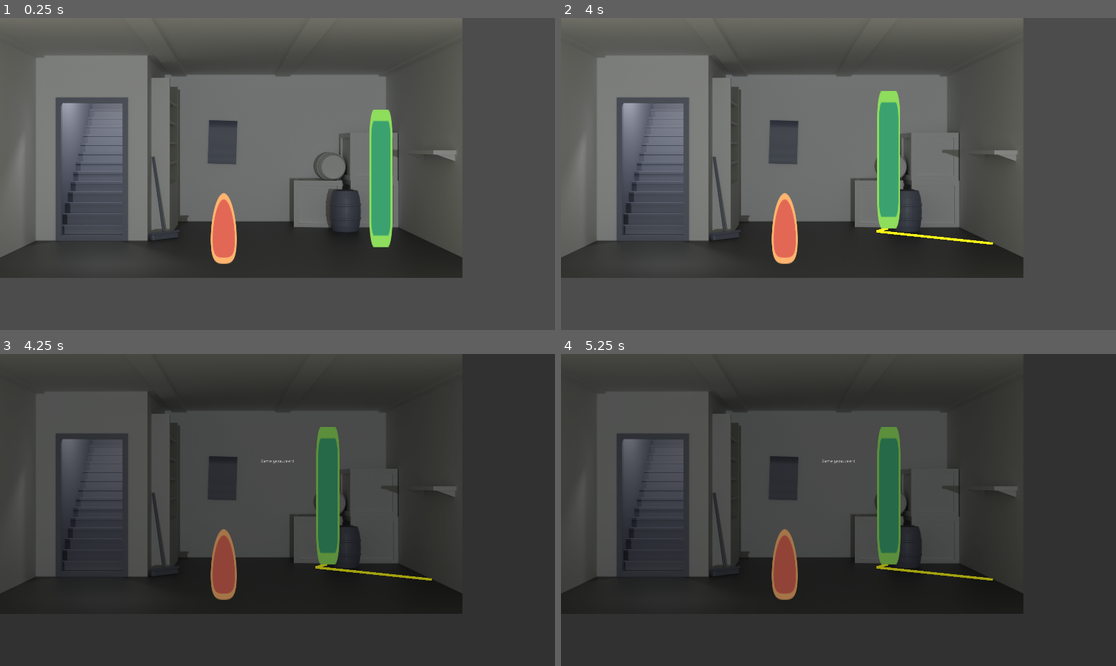
Above: before the commit, frames 1-4 (two rows, left to right).
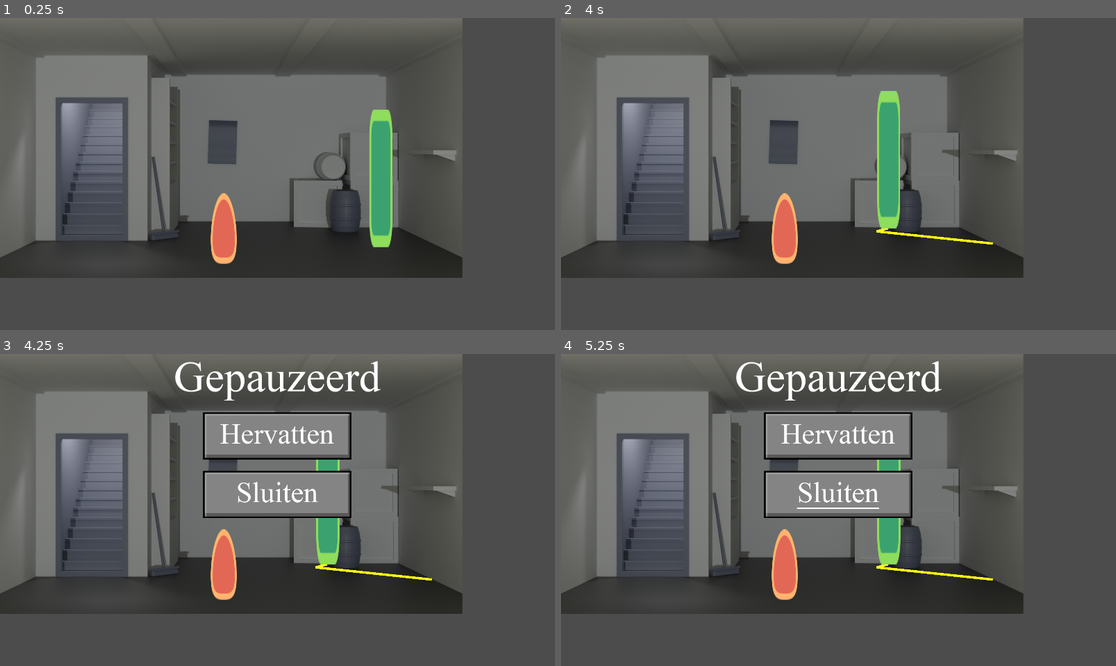
Above: after the commit, the same moments.

Repository: Drelofs/Historic_Roman
Game: Godot game, scene res://levels/demo/demo.tscn
Two runs of this game, one before a commit and one after it. Both use one fixed random seed, a clock stepped at 60 frames per second and the inputs below.
Inputs (mouse positions are in pixels of both pictures, inside the frame that each line leads up to):
- Up to frame 1 (0.25 s): no input
- Up to frame 2 (4 s): tap Enter at 0.5 s; move the mouse to (960, 158) at 0.52 s; click (960, 158) at 0.67 s; tap Space at 1.25 s; move the mouse to (727, 189) at 1.27 s; click (727, 189) at 1.42 s; move the mouse to (894, 105) at 2.02 s; click (894, 105) at 2.17 s; move the mouse to (810, 236) at 2.77 s; click (810, 236) at 2.92 s; move the mouse to (1005, 220) at 3.52 s; click (1005, 220) at 3.67 s
- Up to frame 3 (4.25 s): tap P (pause) at 4.15 s
- Up to frame 4 (5.25 s): move the mouse to (672, 463) at 4.27 s; click (672, 463) at 4.42 s; tap Enter at 5 s; move the mouse to (866, 510) at 5.02 s; click (866, 510) at 5.17 s

Frames 1-2 are identical in both runs. In frame 3, 85% of the frame differs, in the area x 0-100%, y 0-100%; in frame 4, 85%.

Commit message:
Added pause functionality back after removing

Diff:
--- a/Interface/Pause.gd
+++ b/Interface/Pause.gd
@@ -1,7 +1,26 @@
 extends Control
+
+func _ready():
+	$MarginContainer/VBoxContainer/VBoxContainer/TextureButton.grab_focus()
+
+func _physics_process(_delta):
+	if $MarginContainer/VBoxContainer/VBoxContainer/TextureButton.is_hovered() == true:
+		$MarginContainer/VBoxContainer/VBoxContainer/TextureButton.grab_focus()
+	if $MarginContainer/VBoxContainer/VBoxContainer/TextureButton2.is_hovered() == true:
+		$MarginContainer/VBoxContainer/VBoxContainer/TextureButton2.grab_focus()
+
 
 func _input(event):
 	if event.is_action_pressed("pause"):
 		var new_pause_state = not get_tree().paused;
 		get_tree().paused = new_pause_state
 		visible = new_pause_state
+
+
+func _on_TextureButton2_pressed():
+	get_tree().quit()
+
+
+func _on_TextureButton_pressed():
+	get_tree().paused = false
+	visible = false
--- a/Interface/Pausescreen.tscn
+++ b/Interface/Pausescreen.tscn
@@ -1,6 +1,11 @@
-[gd_scene load_steps=2 format=2]
+[gd_scene load_steps=7 format=2]
 
 [ext_resource path="res://Interface/Pause.gd" type="Script" id=1]
+[ext_resource path="res://sprites/Exit.png" type="Texture" id=2]
+[ext_resource path="res://sprites/Pauze.png" type="Texture" id=3]
+[ext_resource path="res://sprites/Hervatten.png" type="Texture" id=4]
+[ext_resource path="res://sprites/Exit_selected.png" type="Texture" id=5]
+[ext_resource path="res://sprites/Hervatten_selected.png" type="Texture" id=6]
 
 [node name="Pausescreen" type="Control"]
 anchor_right = 1.0
@@ -22,32 +27,44 @@
 "_edit_use_anchors_": false
 }
 
-[node name="Overlay" type="ColorRect" parent="CanvasLayer/Pause"]
+[node name="MarginContainer" type="MarginContainer" parent="CanvasLayer/Pause"]
 anchor_right = 1.0
 anchor_bottom = 1.0
-color = Color( 0, 0, 0, 0.352941 )
-
-[node name="Label" type="Label" parent="CanvasLayer/Pause/Overlay"]
-anchor_left = 0.5
-anchor_top = 0.5
-anchor_right = 0.5
-anchor_bottom = 0.5
-margin_left = -368.0
-margin_top = -175.0
-margin_right = 368.0
-margin_bottom = 175.0
-text = "Game gepauzeerd"
-align = 1
-
-[node name="MarginContainer" type="MarginContainer" parent="."]
-anchor_left = 0.5
-anchor_top = 0.5
-anchor_right = 0.5
-anchor_bottom = 0.5
-margin_left = -352.0
-margin_top = -286.0
-margin_right = 352.0
-margin_bottom = 286.0
 __meta__ = {
 "_edit_use_anchors_": false
 }
+
+[node name="VBoxContainer" type="VBoxContainer" parent="CanvasLayer/Pause/MarginContainer"]
+margin_left = 524.0
+margin_right = 1395.0
+margin_bottom = 1080.0
+size_flags_horizontal = 4
+custom_constants/separation = 16
+
+[node name="TextureRect" type="TextureRect" parent="CanvasLayer/Pause/MarginContainer/VBoxContainer"]
+margin_right = 871.0
+margin_bottom = 186.0
+texture = ExtResource( 3 )
+
+[node name="VBoxContainer" type="VBoxContainer" parent="CanvasLayer/Pause/MarginContainer/VBoxContainer"]
+margin_left = 179.0
+margin_top = 202.0
+margin_right = 691.0
+margin_bottom = 568.0
+size_flags_horizontal = 4
+custom_constants/separation = 40
+
+[node name="TextureButton" type="TextureButton" parent="CanvasLayer/Pause/MarginContainer/VBoxContainer/VBoxContainer"]
+margin_right = 512.0
+margin_bottom = 163.0
+texture_normal = ExtResource( 4 )
+texture_focused = ExtResource( 6 )
+
+[node name="TextureButton2" type="TextureButton" parent="CanvasLayer/Pause/MarginContainer/VBoxContainer/VBoxContainer"]
+margin_top = 203.0
+margin_right = 512.0
+margin_bottom = 366.0
+texture_normal = ExtResource( 2 )
+texture_focused = ExtResource( 5 )
+[connection signal="pressed" from="CanvasLayer/Pause/MarginContainer/VBoxContainer/VBoxContainer/TextureButton" to="CanvasLayer/Pause" method="_on_TextureButton_pressed"]
+[connection signal="pressed" from="CanvasLayer/Pause/MarginContainer/VBoxContainer/VBoxContainer/TextureButton2" to="CanvasLayer/Pause" method="_on_TextureButton2_pressed"]
--- a/project.godot
+++ b/project.godot
@@ -15,7 +15,7 @@
 
 [application]
 
-config/name="Test Historische Roman"
+config/name="Historische Roman"
 run/main_scene="res://levels/demo/demo.tscn"
 config/icon="res://icon.png"
 
@@ -34,7 +34,7 @@
 }
 pause={
 "deadzone": 0.5,
-"events": [ Object(InputEventKey,"resource_local_to_scene":false,"resource_name":"","device":0,"alt":false,"shift":false,"control":false,"meta":false,"command":false,"pressed":false,"scancode":16777217,"unicode":0,"echo":false,"script":null)
-, Object(InputEventKey,"resource_local_to_scene":false,"resource_name":"","device":0,"alt":false,"shift":false,"control":false,"meta":false,"command":false,"pressed":false,"scancode":80,"unicode":0,"echo":false,"script":null)
+"events": [ Object(InputEventKey,"resource_local_to_scene":false,"resource_name":"","device":0,"alt":false,"shift":false,"control":false,"meta":false,"command":false,"pressed":false,"scancode":80,"unicode":0,"echo":false,"script":null)
+, Object(InputEventKey,"resource_local_to_scene":false,"resource_name":"","device":0,"alt":false,"shift":false,"control":false,"meta":false,"command":false,"pressed":false,"scancode":16777217,"unicode":0,"echo":false,"script":null)
  ]
 }
Not shown: 2 places in levels/demo/demo.tscn that only renumber resources
Binary file added: sprites/Exit.png
Not shown, added: sprites/Exit.png.import
Binary file added: sprites/Exit_selected.png
Not shown, added: sprites/Exit_selected.png.import
Binary file added: sprites/Hervatten.png
Not shown, added: sprites/Hervatten.png.import
Binary file added: sprites/Hervatten_selected.png
Not shown, added: sprites/Hervatten_selected.png.import
Binary file added: sprites/Pauze.png
Not shown, added: sprites/Pauze.png.import
Not shown, changed: .DS_Store
(and 2 more such lines)
